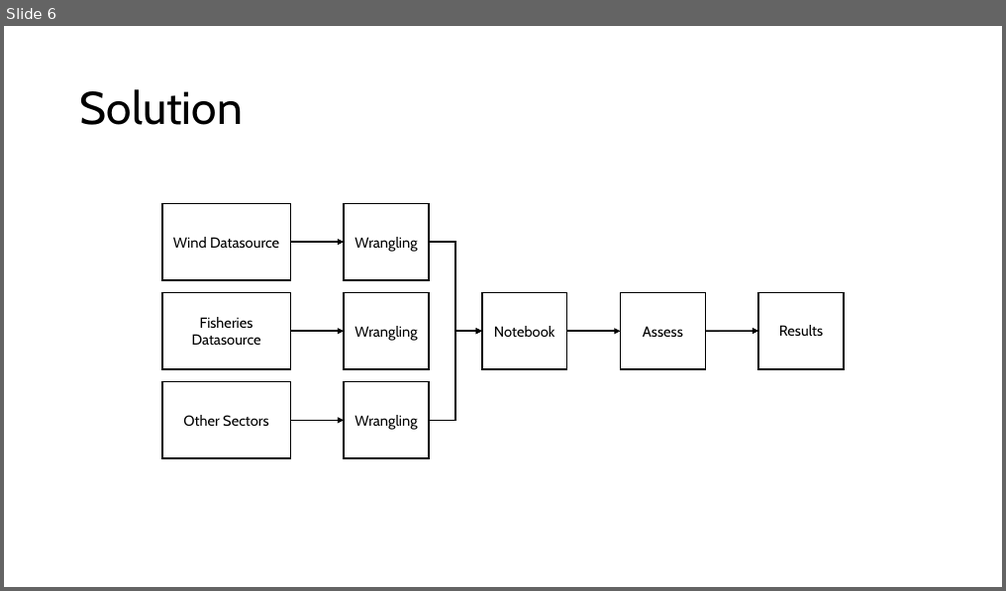
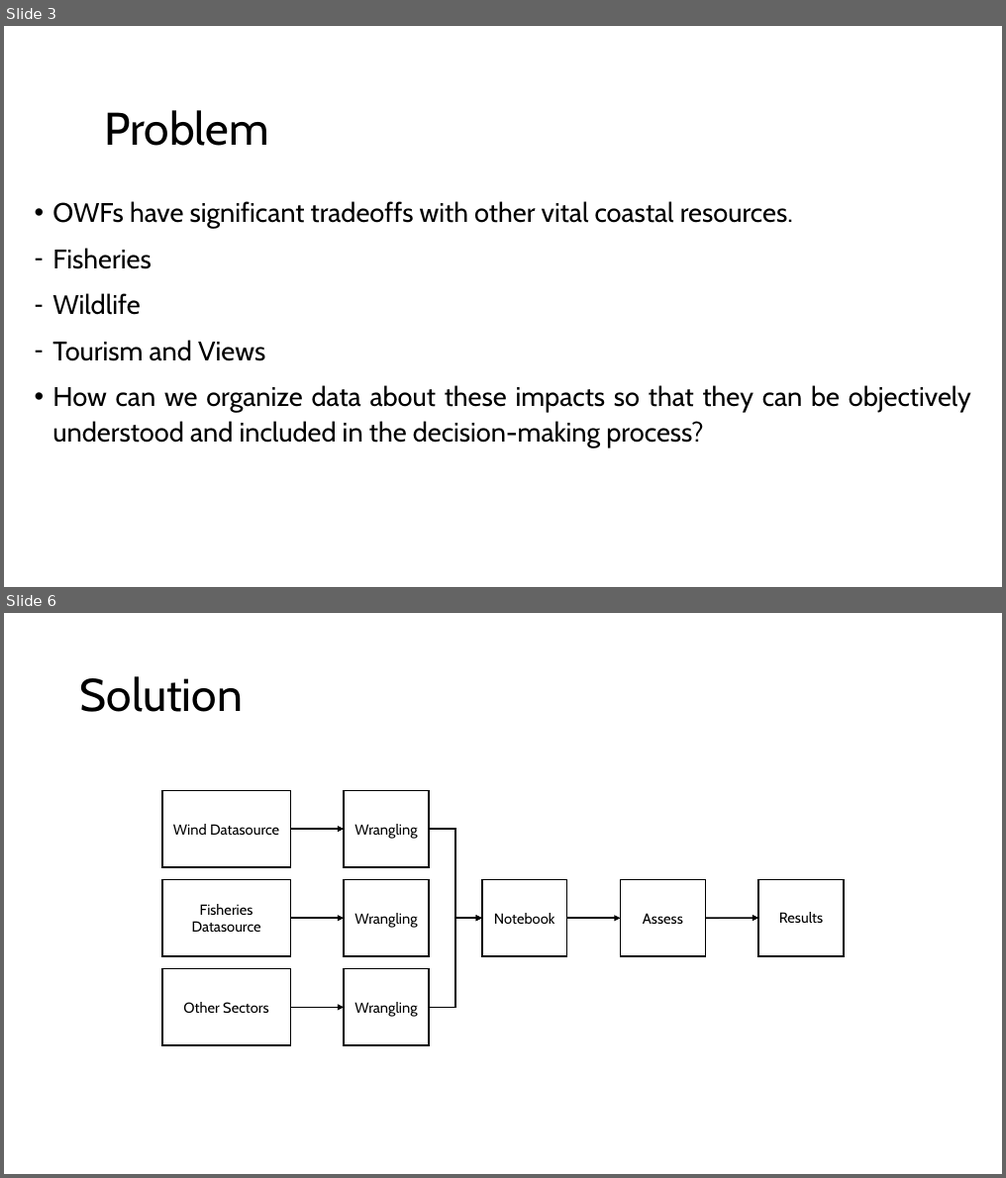
Before and after one commit to Duc1e/Wind-Turbine-Project-GEOG563, a slide deck: Documents/May Presentation.pptx. Shown one above the other, each under a label of ours: slide 6 before the commit, slides 3 and 6 after it; the slides between them are not shown. The pictures are 1006x591 and 1006x1178 pixels, drawn with LibreOffice and Linux fonts; fonts in the diff are those of the drawing. Boxes give left, top, right and bottom in pixels: in the first picture for what was removed or moved away, otherwise in the second. Text is boxed around its words. In the diff, an @@ line names an element or a change of style, - is before the commit and + after.

```diff
--- a/Documents/May Presentation.pptx
+++ b/Documents/May Presentation.pptx
@@ slide 3 added at box(4, 26, 1002, 587), background #FFFFFF @@
@@ title added at box(105, 110, 269, 146), 44 pt, text #000000 @@
+Problem
@@ text added at box(53, 201, 971, 448), 25.9 pt, text #000000 @@
+• OWFs have significant tradeoffs with other vital coastal resources.
+– Fisheries
+– Wildlife
+– Tourism and Views
+• How can we organize data about these impacts so that they can be objectively understood and included in the decision-making process?
```
Also in this commit, not shown: 2 slides changed, 3 other slides added, 4 slides removed.
